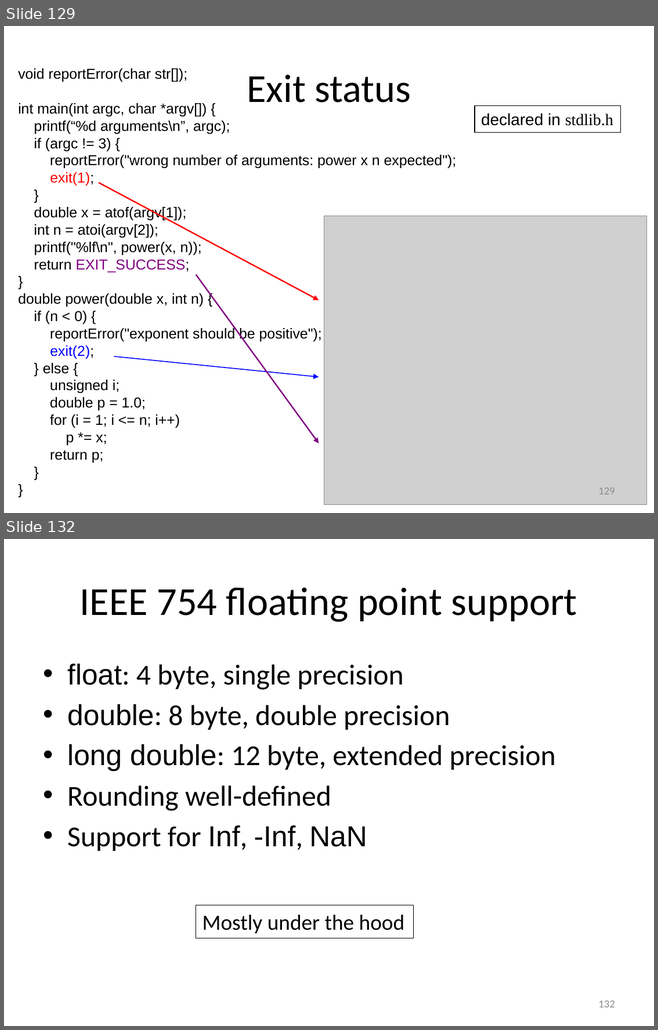
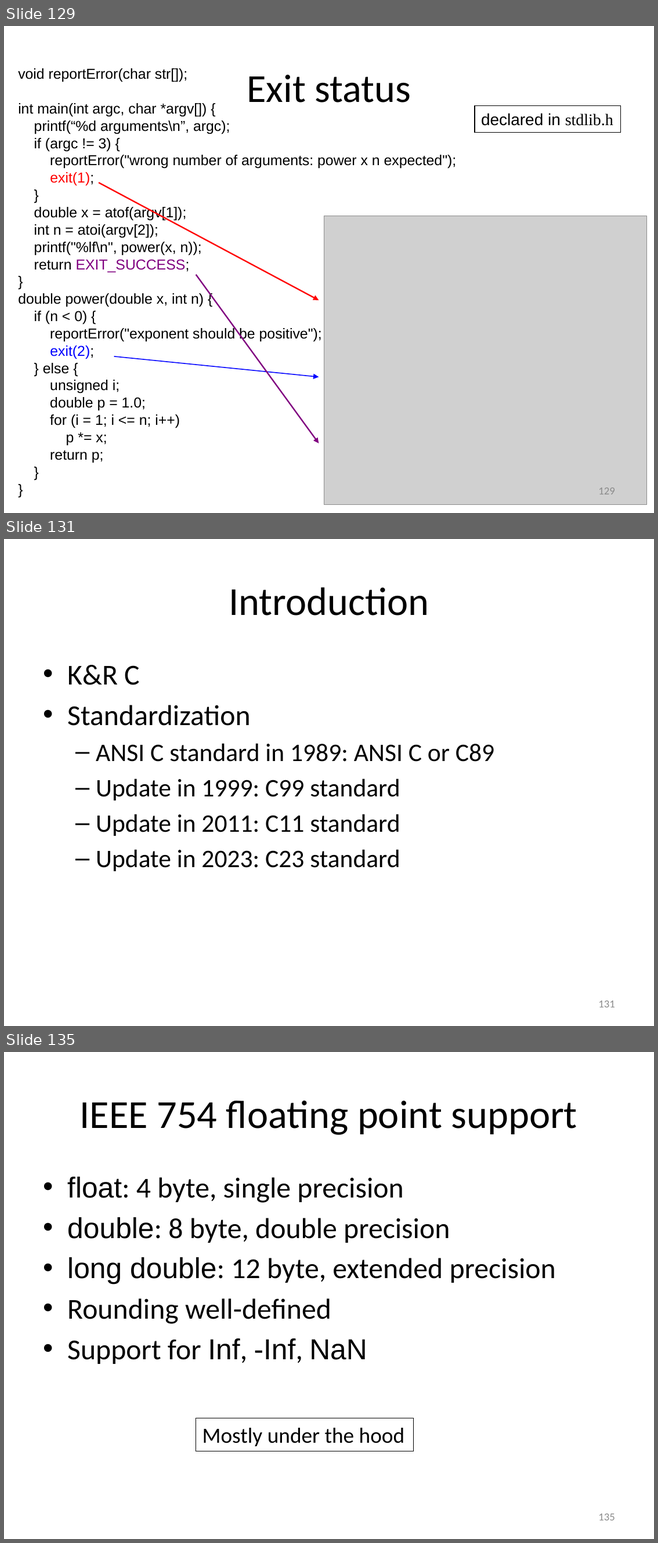
Before and after one commit to gjbex/Scientific-C, a slide deck: scientific_c.pptx. Shown one above the other, each under a label of ours: slides 129 and 132 before the commit, slides 129, 131 and 135 after it; the slides between them are not shown. The pictures are 658x1030 and 658x1543 pixels, drawn with LibreOffice and Linux fonts; fonts in the diff are those of the drawing; grey boxes stand for pictures. Boxes give left, top, right and bottom in pixels: in the first picture for what was removed or moved away, otherwise in the second. Text is boxed around its words. In the diff, an @@ line names an element or a change of style, - is before the commit and + after.

```diff
--- a/scientific_c.pptx
+++ b/scientific_c.pptx
@@ slide 131 added at (4,539,654,1026), background #FFFFFF @@
@@ title added at (228,587,429,616), 44 pt, text #000000 @@
+Introduction
@@ text added at (67,665,494,871), 28 pt, text #000000 @@
+• K&R C
+• Standardization
+  – ANSI C standard in 1989: ANSI C or C89
+  – Update in 1999: C99 standard
+  – Update in 2011: C11 standard
+  – Update in 2023: C23 standard
@@ page number added at (598,1001,614,1008), 12 pt, text #8C8C8C @@
+131
@@ what was slide 132 is now slide 135 @@
@@ page number at (598,1514,614,1521): text changed @@
-132
+135
```
Also in this commit, not shown: 2 slides changed, 2 other slides added.
